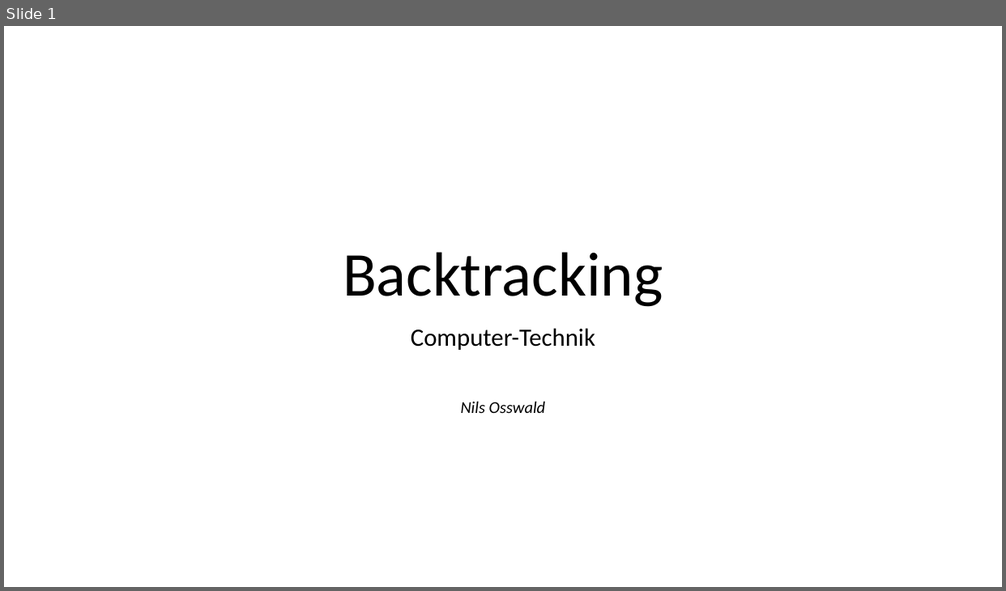
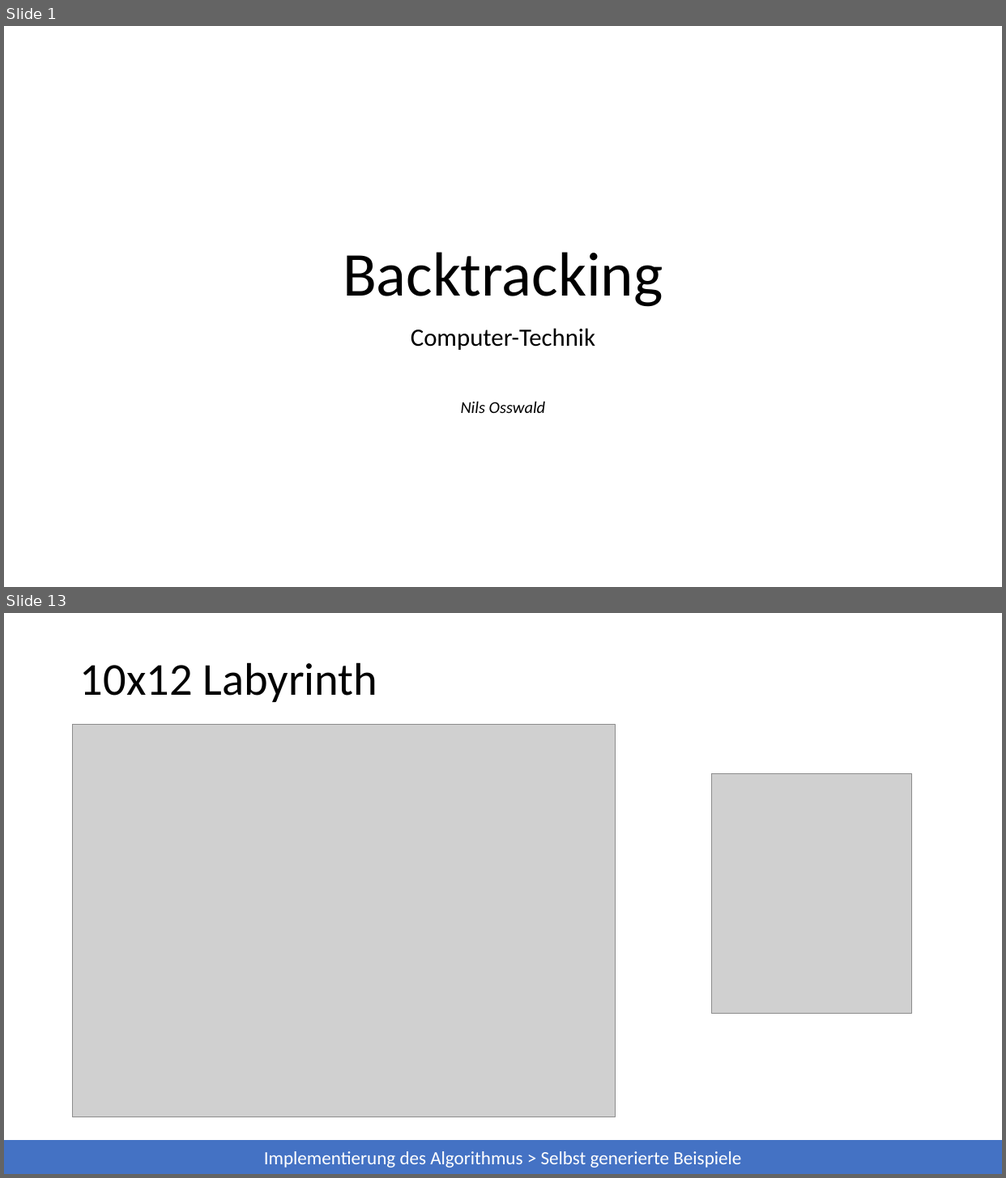
Before and after one commit to 7rebux/backtracking, a slide deck: _presentation/main.pptx. Shown one above the other, each under a label of ours: slide 1 before the commit, slides 1 and 13 after it; the slides between them are not shown. The pictures are 1006x591 and 1006x1178 pixels, drawn with LibreOffice and Linux fonts; fonts in the diff are those of the drawing; grey boxes stand for pictures. Boxes give left, top, right and bottom in pixels: in the first picture for what was removed or moved away, otherwise in the second. Text is boxed around its words. In the diff, an @@ line names an element or a change of style, - is before the commit and + after.

```diff
--- a/_presentation/main.pptx
+++ b/_presentation/main.pptx
@@ slide 13 added at <box>4,613,1002,1174</box>, background #FFFFFF @@
@@ title added at <box>80,662,377,702</box>, 44 pt, text #000000 @@
+10x12 Labyrinth
@@ picture added at <box>73,725,616,1118</box> @@
@@ picture added at <box>712,774,912,1013</box> @@
@@ rectangle added at <box>4,1141,1002,1174</box>, fill #4472C4, 18 pt, text #FFFFFF @@
+Implementierung des Algorithmus > Selbst generierte Beispiele
```
Also in this commit, not shown: 3 slides changed, 10 other slides added, 8 other files.
